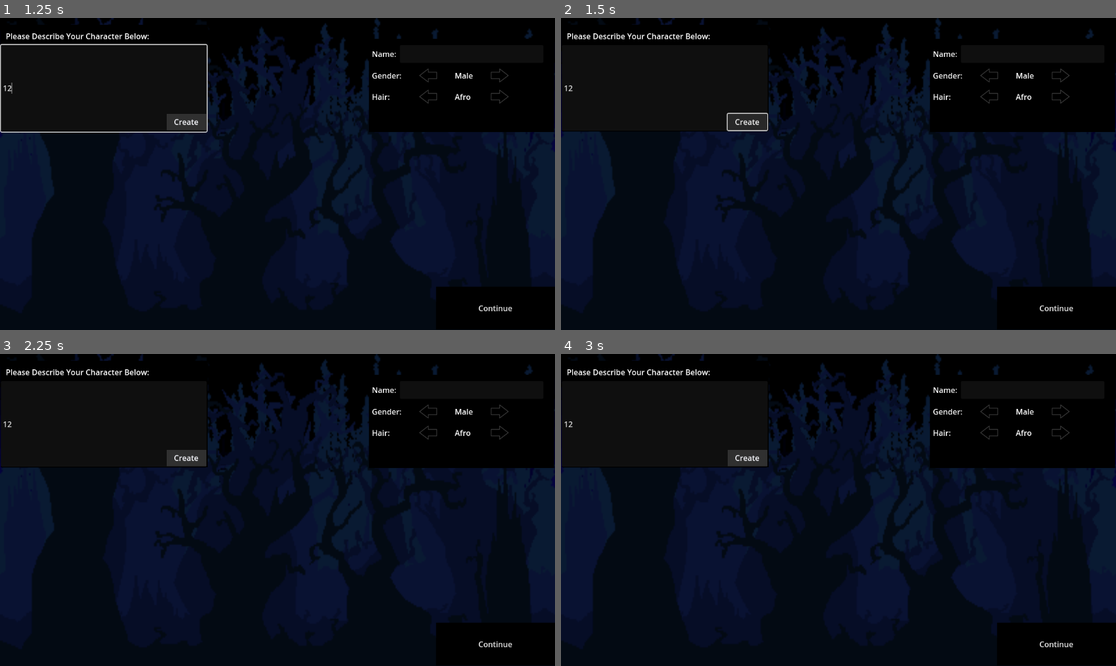
Above: before the commit, frames 1-4 (two rows, left to right).
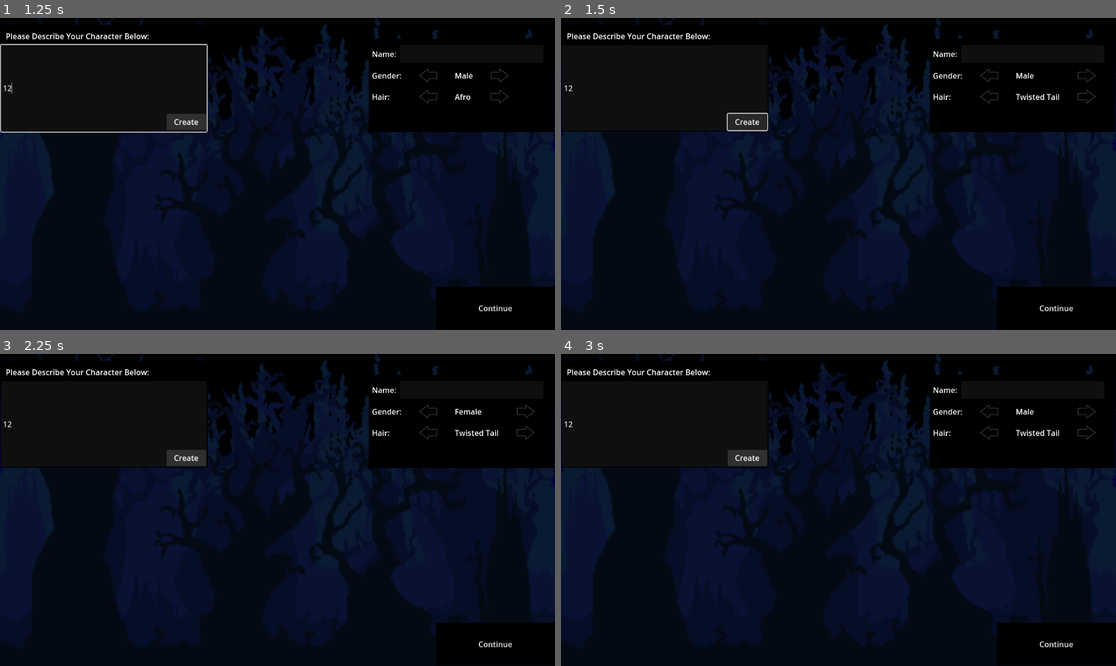
Above: after the commit, the same moments.

Repository: josecjorda/Camp-NightFall
Game: Godot game, scene res://scenes/menus/character_creation_menu.tscn
The game is run twice, just before and just after one commit, with the same random seed, the same clock (stepped at 60 frames per second) and the same inputs. The project has no main scene, so this scene is started directly.
Inputs (mouse positions are in pixels of both pictures, inside the frame that each line leads up to):
- Up to frame 1 (1.25 s): click (105, 89) at 0.52 s; type "12" at 0.6 s
- Up to frame 2 (1.5 s): click "Create" at 1.25 s
- Up to frame 3 (2.25 s): click (427, 413) at 2.02 s
- Up to frame 4 (3 s): click (988, 413) at 2.77 s

Frame 1 is identical in both runs. In frame 2, 0.2% of the frame differs, in the area x 81-97%, y 16-28%; in frame 3, 0.2%; in frame 4, 0.2%.

Commit message:
Primary Functionality Implemented
Missing switching to the next scene and the character showing up on the menu

Diff:
--- a/scenes/menus/character_creation_menu.gd
+++ b/scenes/menus/character_creation_menu.gd
@@ -1,11 +1,125 @@
 extends Control
 
+# Sends signal to player to change characters appearance
+signal updateAppearance(Gender, Hair)
+signal updateName(Name)
+
+# Current Appearance
+var currGender = "M"
+var currHair = "FADE"
+# Name: file of synonyms
+var genders = {"M": "MALE_syns.txt", "F": "FEMALE_syns.txt"}
+var hairStyles = {"FADE": "FADE_syns.txt", "FRO": "FRO_syns.txt", "LH": "LH_syns.txt", "PT": "PT_syns.txt"
+				 , "SH": "SH_syns.txt", "TT": "TT_syns.txt"}
+
+# Arrays of keys use for keeping track of assets in SettingsBox
+var gendersArr = genders.keys()
+var hairStylesArr = hairStyles.keys()
+
+# Full name of genders and hair styles that will show up in menu
+var visibleGenders = {"M": "Male", "F": "Female"}
+var visibleHairStyles = {"FADE": "Fade", "FRO": "Afro", "LH": "Long Hair", "PT": "Pony Tail"
+				 , "SH": "Short Hair", "TT": "Twisted Tail"}
 
 # Called when the node enters the scene tree for the first time.
 func _ready():
-	pass # Replace with function body.
+	var initialGender = currGender
+	var initialHair = currHair
+	updateAppearance.emit(initialGender, initialHair)
 
 
 # Called every frame. 'delta' is the elapsed time since the previous frame.
 func _process(delta):
 	pass
+
+# Chooses player apperance based on entered text
+func _on_create_button_pressed():
+	# Randomly initializes gender and hair style
+	var genderKeys = genders.keys()
+	var hairKeys = hairStyles.keys()
+	var chosenGender = genderKeys[randi()%genders.size()]
+	var chosenHair = hairKeys[randi()%hairKeys.size()]
+	var foundGender = false
+	var foundHair = false
+
+	var textInput = $TextBox/ColorRect2/LineEdit.text.to_lower().split(" ")
+	# Compares gender synonyms
+	var genderFolder = "res://synonyms/gender"
+	for gender in genders.keys():
+		var file = FileAccess.open(genderFolder + "/" + genders[gender], FileAccess.READ)
+		var synonyms = file.get_as_text(true).split("\n")
+		for word in textInput:
+			for synonym in synonyms:
+				if word == synonym:
+					chosenGender = gender
+					foundGender = true
+					break
+			if foundGender == true : break
+		if foundGender == true : file.close(); break
+		file.close()
+
+	# Compares hair synonyms
+	var hairFolder = "res://synonyms/hair"
+	for hair in hairStyles.keys():
+		var file = FileAccess.open(hairFolder + "/" + hairStyles[hair], FileAccess.READ)
+		var synonyms = file.get_as_text(true).split("\n")
+		for word in textInput:
+			for synonym in synonyms:
+				if word == synonym:
+					chosenHair = hair
+					foundHair = true
+					break
+			if foundHair == true : break
+		if foundHair == true : file.close(); break
+		file.close()
+
+	# Change current gender and hair name on settings box
+	currGender = chosenGender
+	currHair = chosenHair
+	%CurrentGenderLabel.text = visibleGenders[chosenGender]
+	%CurrentHairLabel.text = visibleHairStyles[chosenHair]
+
+	# Apply gender and hair
+	updateAppearance.emit(chosenGender, chosenHair)
+
+# SettingsBox buttons
+func _on_gender_left_button_pressed():
+	var gendIndex = gendersArr.find(currGender)
+	var newIndex = gendIndex - 1
+	if newIndex == -1:
+		newIndex = gendersArr.size() - 1
+	currGender = gendersArr[newIndex]
+
+	%CurrentGenderLabel.text = visibleGenders[currGender]
+
+func _on_gender_right_button_pressed():
+	var gendIndex = gendersArr.find(currGender)
+	var newIndex = gendIndex + 1
+	if newIndex == gendersArr.size():
+		newIndex = 0
+	currGender = gendersArr[newIndex]
+
+	%CurrentGenderLabel.text = visibleGenders[currGender]
+
+func _on_hair_left_button_pressed():
+	var hairIndex = hairStylesArr.find(currHair)
+	var newIndex = hairIndex - 1
+	if newIndex == -1:
+		newIndex = hairStylesArr.size() - 1
+	currHair = hairStylesArr[newIndex]
+
+	%CurrentHairLabel.text = visibleHairStyles[currHair]
+
+func _on_hair_right_button_pressed():
+	var hairIndex = hairStylesArr.find(currHair)
+	var newIndex = hairIndex + 1
+	if newIndex == hairStylesArr.size():
+		newIndex = 0
+	currHair = hairStylesArr[newIndex]
+
+	%CurrentHairLabel.text = visibleHairStyles[currHair]
+
+# Moves to next scene
+func _on_continue_pressed():
+	var Name = %NameEntry.text
+	updateName.emit(Name)
--- a/scenes/menus/character_creation_menu.tscn
+++ b/scenes/menus/character_creation_menu.tscn
@@ -90,11 +90,12 @@
 text = "Please Describe Your Character Below:"
 
 [node name="LineEdit" type="LineEdit" parent="TextBox/ColorRect2"]
+layout_mode = 0
 offset_top = 42.0
 offset_right = 427.0
 offset_bottom = 222.0
 
-[node name="Button" type="Button" parent="TextBox/ColorRect2"]
+[node name="CreateButton" type="Button" parent="TextBox/ColorRect2"]
 layout_mode = 0
 offset_left = 344.0
 offset_top = 185.0
@@ -114,7 +115,7 @@
 offset_bottom = 237.0
 color = Color(0, 0, 0, 1)
 
-[node name="Label" type="Label" parent="SettingsBox/ColorRect"]
+[node name="Name" type="Label" parent="SettingsBox/ColorRect"]
 layout_mode = 0
 offset_left = 6.0
 offset_top = 20.0
@@ -122,7 +123,8 @@
 offset_bottom = 43.0
 text = "Name: "
 
-[node name="LineEdit" type="LineEdit" parent="SettingsBox/ColorRect"]
+[node name="NameEntry" type="LineEdit" parent="SettingsBox/ColorRect"]
+unique_name_in_owner = true
 layout_mode = 0
 offset_left = 64.0
 offset_top = 13.0
@@ -138,47 +140,49 @@
 theme_override_constants/h_separation = 30
 columns = 4
 
-[node name="Label" type="Label" parent="SettingsBox/ColorRect/GridContainer"]
+[node name="Gender" type="Label" parent="SettingsBox/ColorRect/GridContainer"]
 layout_mode = 2
 text = "Gender:
 "
 
-[node name="TextureButton" type="TextureButton" parent="SettingsBox/ColorRect/GridContainer"]
+[node name="GenderLeftButton" type="TextureButton" parent="SettingsBox/ColorRect/GridContainer"]
 layout_mode = 2
 texture_normal = ExtResource("6_xgc5i")
 
-[node name="Label2" type="Label" parent="SettingsBox/ColorRect/GridContainer"]
+[node name="CurrentGenderLabel" type="Label" parent="SettingsBox/ColorRect/GridContainer"]
+unique_name_in_owner = true
 layout_mode = 2
 text = "Male
 "
 
-[node name="TextureButton2" type="TextureButton" parent="SettingsBox/ColorRect/GridContainer"]
+[node name="GenderRightButton" type="TextureButton" parent="SettingsBox/ColorRect/GridContainer"]
 layout_mode = 2
 texture_normal = ExtResource("6_xgc5i")
 flip_h = true
 
-[node name="Label3" type="Label" parent="SettingsBox/ColorRect/GridContainer"]
+[node name="Hair" type="Label" parent="SettingsBox/ColorRect/GridContainer"]
 layout_mode = 2
 text = "Hair:
 "
 
-[node name="TextureButton3" type="TextureButton" parent="SettingsBox/ColorRect/GridContainer"]
+[node name="HairLeftButton" type="TextureButton" parent="SettingsBox/ColorRect/GridContainer"]
 layout_mode = 2
 texture_normal = ExtResource("6_xgc5i")
 
-[node name="Label4" type="Label" parent="SettingsBox/ColorRect/GridContainer"]
+[node name="CurrentHairLabel" type="Label" parent="SettingsBox/ColorRect/GridContainer"]
+unique_name_in_owner = true
 layout_mode = 2
 text = "Afro
 "
 
-[node name="TextureButton4" type="TextureButton" parent="SettingsBox/ColorRect/GridContainer"]
+[node name="HairRightButton" type="TextureButton" parent="SettingsBox/ColorRect/GridContainer"]
 layout_mode = 2
 texture_normal = ExtResource("6_xgc5i")
 flip_h = true
 
 [node name="Continue" type="Node" parent="."]
 
-[node name="Button2" type="Button" parent="Continue"]
+[node name="Continue" type="Button" parent="Continue"]
 offset_left = 905.0
 offset_top = 558.0
 offset_right = 1153.0
@@ -186,3 +190,10 @@
 theme_override_colors/font_color = Color(0.929412, 0.929412, 0.929412, 1)
 theme_override_styles/normal = SubResource("StyleBoxFlat_yxgmg")
 text = "Continue"
+
+[connection signal="pressed" from="TextBox/ColorRect2/CreateButton" to="." method="_on_create_button_pressed"]
+[connection signal="pressed" from="SettingsBox/ColorRect/GridContainer/GenderLeftButton" to="." method="_on_gender_left_button_pressed"]
+[connection signal="pressed" from="SettingsBox/ColorRect/GridContainer/GenderRightButton" to="." method="_on_gender_right_button_pressed"]
+[connection signal="pressed" from="SettingsBox/ColorRect/GridContainer/HairLeftButton" to="." method="_on_hair_left_button_pressed"]
+[connection signal="pressed" from="SettingsBox/ColorRect/GridContainer/HairRightButton" to="." method="_on_hair_right_button_pressed"]
+[connection signal="pressed" from="Continue/Continue" to="." method="_on_continue_pressed"]
Binary file removed: graphics/player/F-FADE-Run-Backwards.gif
Binary file removed: graphics/player/F-FADE-Run-Forward.gif
Binary file removed: graphics/player/F-FADE-Run-Sideways.gif
Binary file removed: graphics/player/F-FRO-Run-Backwards.gif
Binary file removed: graphics/player/F-FRO-Run-Forward.gif
Binary file removed: graphics/player/F-FRO-Run-Sideways.gif
Binary file removed: graphics/player/F-LH-Run-Forward.gif
Binary file removed: graphics/player/F-LH-Run-Sideways.gif
Binary file removed: graphics/player/F-LH-Run-backward.gif
Binary file removed: graphics/player/F-PT-Run-Backwards.gif
Binary file removed: graphics/player/F-PT-Run-Forward.gif
Binary file removed: graphics/player/F-PT-Run-Sideways.gif
(and 32 more such lines)
